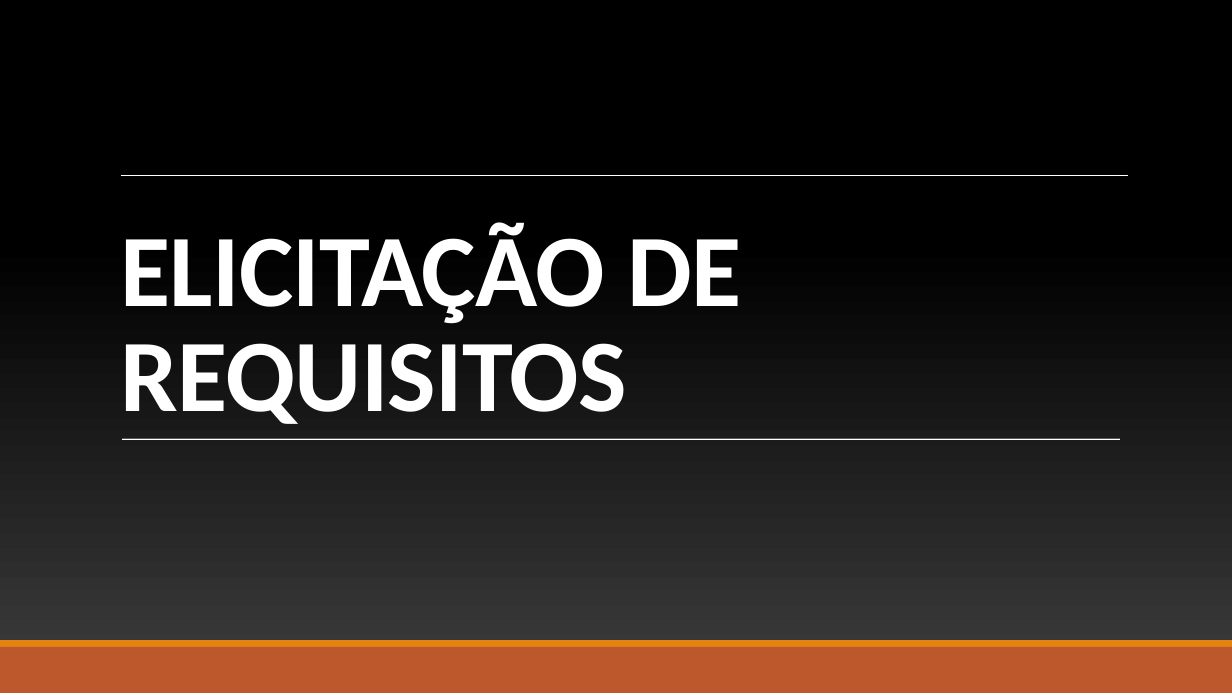
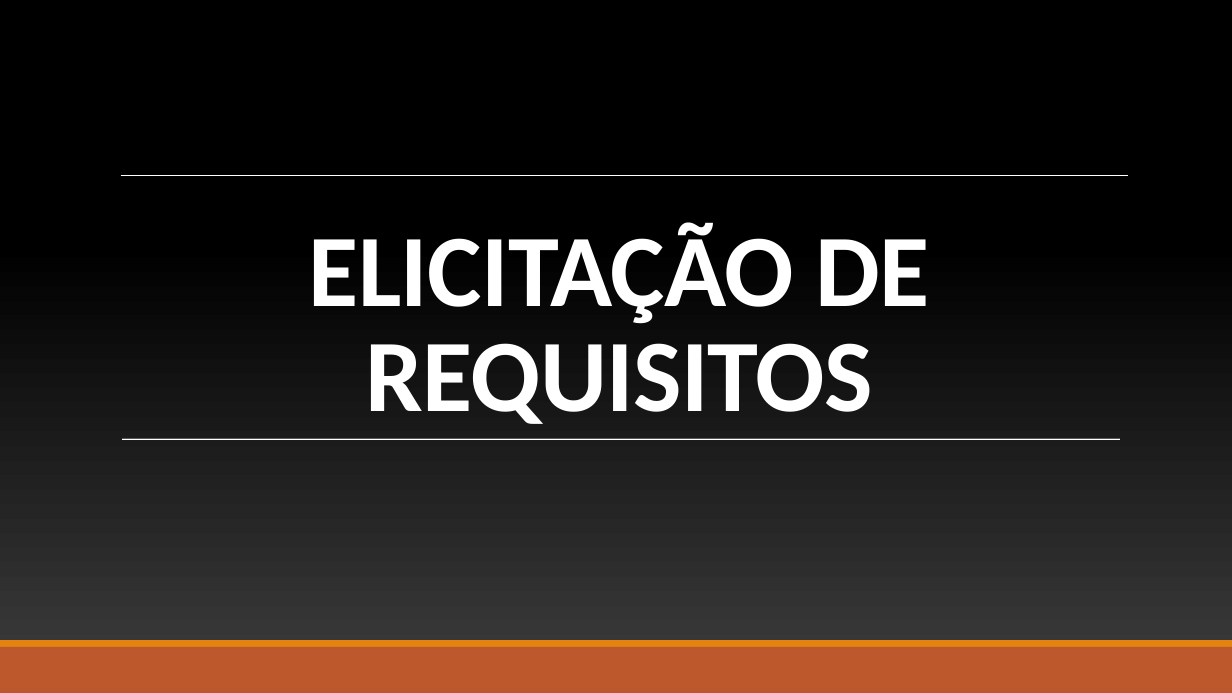
Before and after one commit to BandTec/grupo-05-adsa-20201, a slide deck: slide 9 of Apresentação Sprint 1.pptx. Drawn at 1232x693 pixels with LibreOffice and Linux fonts; fonts in the diff are those of the drawing; background and template pictures are left out. Boxes give left, top, right and bottom in pixels: in the first picture for what was removed or moved away, otherwise in the second. Text is boxed around its words. In the diff, an @@ line names an element or a change of style, - is before the commit and + after.

```diff
--- a/Apresentação Sprint 1.pptx
+++ b/Apresentação Sprint 1.pptx
@@ title "ELICITAÇÃO DE REQUISITOS" at [309, 222, 930, 424]: alignment left to centre @@
```
Also in this commit, not shown: 13 other slides changed, 2 slides added, 1 slide removed.
